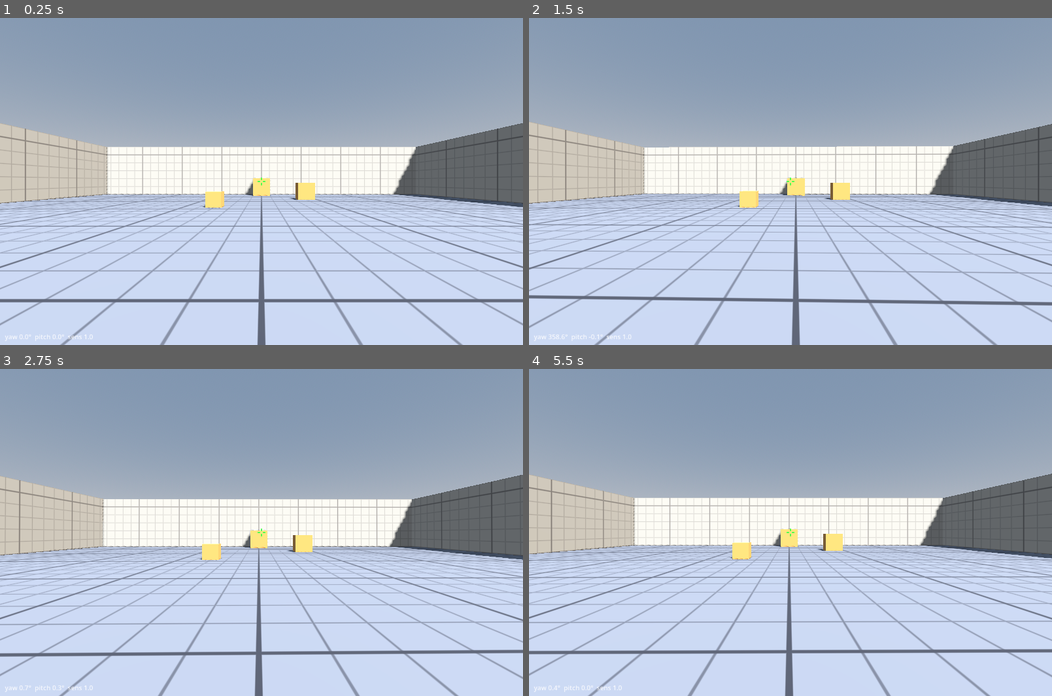
Above: before the commit, frames 1-4 (two rows, left to right).
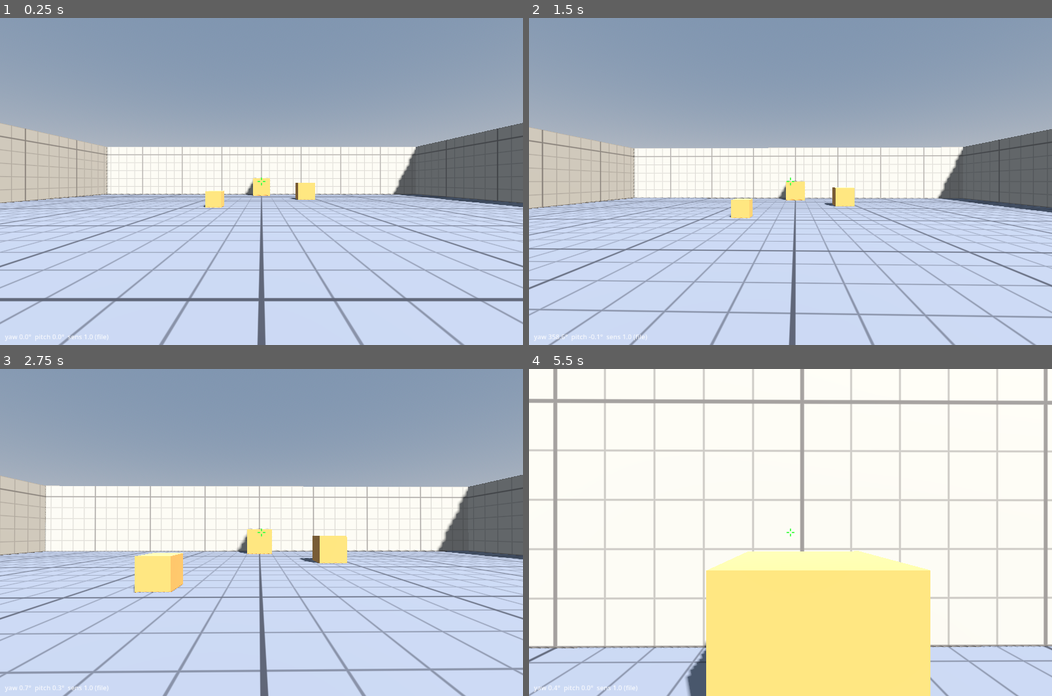
Above: after the commit, the same moments.

Repository: chang814/deploy-lab
Game: Godot game, scene res://scenes/main.tscn
Same seed, same stepped clock (60 frames per second), same inputs: the game is played once before the commit and once after it.
Inputs (mouse positions are in pixels of both pictures, inside the frame that each line leads up to):
- Up to frame 1 (0.25 s): no input
- Up to frame 2 (1.5 s): tap Enter at 0.5 s; move the mouse to (816, 181) at 0.52 s; hold Shift 0.53-1.28 s; hold W from 0.53 s (still down); click (816, 181) at 0.67 s; tap Space at 0.77, 0.8, 1.07, 1.35 s; move the mouse to (764, 181) at 1.27 s; click (764, 181) at 1.42 s
- Up to frame 3 (2.75 s): keep holding W; tap Space at 1.52, 1.82, 2.3 s; tap Shift at 1.55 s; move the mouse to (271, 525) at 2.02 s; hold Shift from 2.03 s (still down); click (271, 525) at 2.17 s
- Up to frame 4 (5.5 s): keep holding W; move the mouse to (785, 539) at 2.77 s; release Shift at 2.78 s; tap C at 2.85 s; click (785, 539) at 2.92 s; tap Space at 3.02, 3.32, 3.77, 3.8, 4.07, 4.52, 4.82, 5.3 s; tap Shift at 3.05, 4.55 s; move the mouse to (827, 535) at 3.52 s; tap N at 3.6 s; click (827, 535) at 3.67 s; move the mouse to (748, 529) at 4.27 s; tap Z at 4.35 s; click (748, 529) at 4.42 s; move the mouse to (795, 532) at 5.02 s; tap F at 5.1 s; click (795, 532) at 5.17 s

The runs differ from the first frame. In frame 1, 5.1% of the frame differs, in the area x 0-100%, y 32-100%; in frame 2, 16%; in frame 3, 20%; in frame 4, 87%, in the area x 0-100%, y 0-100%.

Commit message:
feat(v0.1): movement, jumping and collision; read-only CS2 sensitivity import
- PlayerMove (CharacterBody3D): WASD, Shift walk, Space jump (press, no auto-hop), capsule collision
- MoveMath: Source-style friction, ground acceleration and capped air acceleration
- data/move/defaults.json: Source/CS2 public defaults in meters, not yet matched by measurement
- Cs2Cfg: finds the newest CS2 user convars file under Steam userdata and reads `sensitivity`
  read-only; FpsLook falls back to data/player/settings.json and shows the source on screen
- Scene restructured: Player (body) / Look (yaw) / Camera3D (pitch)

Closes #36. Closes #37.
Agent: claude

Diff:
--- /dev/null
+++ b/data/move/defaults.json
@@ -0,0 +1,15 @@
+{
+	"_comment": "移动参数（米、秒）。数值取自 Source / CS2 的公开默认值（1 单位 = 0.0254 m）作为参考起点，尚未对 CS2 实测对齐（路线图 v0.1：移动手感暂不对齐 CS2）。",
+	"run_speed_mps": 6.35,
+	"walk_multiplier": 0.52,
+	"accelerate_per_s": 5.5,
+	"air_accelerate_per_s": 12.0,
+	"air_speed_cap_mps": 0.762,
+	"friction_per_s": 5.2,
+	"stop_speed_mps": 2.032,
+	"gravity_mps2": 20.32,
+	"jump_speed_mps": 7.6706,
+	"eye_height_m": 1.6256,
+	"body_height_m": 1.8288,
+	"body_radius_m": 0.4064
+}
--- a/scenes/main.tscn
+++ b/scenes/main.tscn
@@ -3,6 +3,7 @@
 [ext_resource type="Script" path="res://src/game/fps_look.gd" id="1_look"]
 [ext_resource type="Script" path="res://src/game/crosshair.gd" id="2_cross"]
 [ext_resource type="Shader" path="res://scenes/materials/grid.gdshader" id="3_grid"]
+[ext_resource type="Script" path="res://src/game/player_move.gd" id="4_move"]
 
 [sub_resource type="ProceduralSkyMaterial" id="sky_mat"]
 
@@ -24,6 +25,10 @@
 shader_parameter/base_color = Color(0.62, 0.6, 0.56, 1)
 shader_parameter/line_color = Color(0.5, 0.48, 0.45, 1)
 shader_parameter/major_color = Color(0.4, 0.38, 0.36, 1)
+
+[sub_resource type="CapsuleShape3D" id="body_shape"]
+radius = 0.4064
+height = 1.8288
 
 [sub_resource type="StandardMaterial3D" id="mat_box"]
 albedo_color = Color(0.75, 0.55, 0.3, 1)
@@ -86,11 +91,18 @@
 size = Vector3(2, 2, 2)
 material = SubResource("mat_box")
 
-[node name="Player" type="Node3D" parent="."]
-transform = Transform3D(1, 0, 0, 0, 1, 0, 0, 0, 1, 0, 1.64, 8)
+[node name="Player" type="CharacterBody3D" parent="."]
+transform = Transform3D(1, 0, 0, 0, 1, 0, 0, 0, 1, 0, 0.95, 8)
+script = ExtResource("4_move")
+
+[node name="Body" type="CollisionShape3D" parent="Player"]
+shape = SubResource("body_shape")
+
+[node name="Look" type="Node3D" parent="Player"]
+transform = Transform3D(1, 0, 0, 0, 1, 0, 0, 0, 1, 0, 0.7112, 0)
 script = ExtResource("1_look")
 
-[node name="Camera3D" type="Camera3D" parent="Player"]
+[node name="Camera3D" type="Camera3D" parent="Player/Look"]
 current = true
 
 [node name="HUD" type="CanvasLayer" parent="."]
--- /dev/null
+++ b/src/core/move_math.gd
@@ -0,0 +1,51 @@
+class_name MoveMath
+extends RefCounted
+## 地面 / 空中移动的纯函数（Source 引擎风格：摩擦 + 朝期望方向加速 + 空中加速上限）。
+## 规则（ADR 0002）：core 不读文件、不依赖场景节点。单位：米、秒。只处理水平分量（y 保持不变）。
+
+
+## 地面摩擦：速度越低按 stop_speed_mps 计算（低速时更快停下）。
+static func friction(v: Vector3, friction_per_s: float, stop_speed_mps: float, dt_s: float) -> Vector3:
+	var h: Vector2 = Vector2(v.x, v.z)
+	var speed: float = h.length()
+	if speed < 1e-6:
+		return Vector3(0.0, v.y, 0.0)
+	var control: float = maxf(speed, stop_speed_mps)
+	var new_speed: float = maxf(speed - control * friction_per_s * dt_s, 0.0)
+	var k: float = new_speed / speed
+	return Vector3(v.x * k, v.y, v.z * k)
+
+
+## 朝 wish_dir（水平单位向量）加速到 wish_speed_mps。只补足「在该方向上的分量」的差额。
+static func accelerate(v: Vector3, wish_dir: Vector3, wish_speed_mps: float, accel_per_s: float, dt_s: float) -> Vector3:
+	var current: float = v.x * wish_dir.x + v.z * wish_dir.z
+	var add: float = wish_speed_mps - current
+	if add <= 0.0:
+		return v
+	var gain: float = minf(accel_per_s * wish_speed_mps * dt_s, add)
+	return Vector3(v.x + gain * wish_dir.x, v.y, v.z + gain * wish_dir.z)
+
+
+## 空中加速：目标速度被限制在 air_cap_mps（Source 的 30 单位上限），但加速量按原始期望速度计算。
+static func air_accelerate(
+	v: Vector3, wish_dir: Vector3, wish_speed_mps: float, accel_per_s: float, air_cap_mps: float, dt_s: float
+) -> Vector3:
+	var capped: float = minf(wish_speed_mps, air_cap_mps)
+	var current: float = v.x * wish_dir.x + v.z * wish_dir.z
+	var add: float = capped - current
+	if add <= 0.0:
+		return v
+	var gain: float = minf(accel_per_s * wish_speed_mps * dt_s, add)
+	return Vector3(v.x + gain * wish_dir.x, v.y, v.z + gain * wish_dir.z)
+
+
+## 把输入（x = 右，y = 前，各 -1..1）按视角 yaw 转成世界水平方向单位向量。yaw 向右为正（与 LookMath 一致）。
+## Godot 前方是 -Z、右方是 +X；yaw_deg 右转为正。无输入时返回零向量。
+static func wish_dir(input: Vector2, yaw_deg: float) -> Vector3:
+	if input.length_squared() < 1e-12:
+		return Vector3.ZERO
+	var n: Vector2 = input.normalized()
+	var y: float = deg_to_rad(yaw_deg)
+	var forward: Vector3 = Vector3(sin(y), 0.0, -cos(y))
+	var right: Vector3 = Vector3(cos(y), 0.0, sin(y))
+	return (right * n.x + forward * n.y).normalized()
--- a/src/game/crosshair.gd
+++ b/src/game/crosshair.gd
@@ -19,7 +19,7 @@
 	for dir: Vector2 in [Vector2.RIGHT, Vector2.LEFT, Vector2.UP, Vector2.DOWN]:
 		draw_line(c + dir * GAP_PX, c + dir * (GAP_PX + LENGTH_PX), COLOR, THICKNESS_PX)
 	# 左下角显示朝向（用于「转一圈要移动多少厘米」的对比测试）
-	var look: FpsLook = get_tree().current_scene.get_node_or_null("Player") as FpsLook if is_inside_tree() else null
+	var look: FpsLook = get_tree().current_scene.get_node_or_null("Player/Look") as FpsLook if is_inside_tree() else null
 	if look != null and not look.captured:
 		# 暂停提示
 		draw_rect(Rect2(Vector2.ZERO, size), Color(0, 0, 0, 0.45))
@@ -30,9 +30,10 @@
 			draw_string(font, Vector2((size.x - w) / 2.0, size.y / 2.0 - 30.0 + i * 44.0), PAUSE_LINES[i],
 				HORIZONTAL_ALIGNMENT_LEFT, -1.0, fs, Color(1, 1, 1, 0.95))
 	if look != null:
-		var text: String = "yaw %.1f°  pitch %.1f°  sens %s" % [
+		var text: String = "yaw %.1f°  pitch %.1f°  sens %s (%s)" % [
 			fposmod(look.yaw_deg, 360.0), look.pitch_deg,
-			str(look.settings.sensitivity) if look.settings != null else "?"]
+			str(look.settings.sensitivity) if look.settings != null else "?",
+			"CS2" if look.settings != null and look.settings.source == "CS2" else "file"]
 		draw_string(get_theme_default_font(), Vector2(12.0, size.y - 14.0), text,
 			HORIZONTAL_ALIGNMENT_LEFT, -1.0, 16, Color(1, 1, 1, 0.8))
 
--- a/src/game/fps_look.gd
+++ b/src/game/fps_look.gd
@@ -33,6 +33,12 @@
 	if not ps.is_valid():
 		push_error(ps.error)
 		return
+	# 优先用 CS2 里的灵敏度（只读导入，#37）；读不到就用 data/player/settings.json
+	var cs2: Cs2Cfg = Cs2Cfg.new()
+	var cs2_sens: float = read_cs2_sensitivity.call(cs2)
+	if not is_nan(cs2_sens):
+		ps.sensitivity = cs2_sens
+		ps.source = "CS2"
 	setup(cfg, ps)
 	set_captured(true)
 
@@ -63,6 +69,11 @@
 func set_captured(value: bool) -> void:
 	captured = value
 	apply_mouse_mode.call(Input.MOUSE_MODE_CAPTURED if value else Input.MOUSE_MODE_VISIBLE)
+
+
+## 读取 CS2 灵敏度。测试换成固定值，避免依赖本机是否装了 CS2
+var read_cs2_sensitivity: Callable = func(c: Cs2Cfg) -> float:
+	return c.read_sensitivity()
 
 
 ## 退出游戏。测试换成记录器
--- /dev/null
+++ b/src/game/player_move.gd
@@ -0,0 +1,68 @@
+class_name PlayerMove
+extends CharacterBody3D
+## 玩家身体：WASD 移动、Shift 慢走、空格跳跃、与灰盒几何体碰撞（v0.1，移动手感暂不对齐 CS2）。
+## 朝向取子节点 Look（FpsLook）的 yaw；暂停（鼠标未锁定）时不响应移动输入，但仍受重力与摩擦。
+## 每步的速度计算在 step() 里，不依赖场景树，测试可直接调用。
+
+@export var look_path: NodePath = ^"Look"
+
+var cfg: MoveConfig = null
+var _look: FpsLook = null
+var _jump_queued: bool = false
+
+
+func _ready() -> void:
+	var c: MoveConfig = MoveConfig.load_file()
+	if not c.is_valid():
+		push_error(c.error)
+		return
+	setup(c)
+
+
+func setup(c: MoveConfig) -> void:
+	cfg = c
+	_look = get_node(look_path) as FpsLook
+	_look.position.y = c.get_f("eye_height_m") - c.get_f("body_height_m") / 2.0
+
+
+## 一步的速度计算。input：x = 右，y = 前（各 -1..1）；walk：慢走；jump：本步请求起跳。
+func step(v: Vector3, input: Vector2, walk: bool, jump: bool, on_floor: bool, yaw_deg: float, dt_s: float) -> Vector3:
+	var dir: Vector3 = MoveMath.wish_dir(input, yaw_deg)
+	var speed: float = cfg.get_f("run_speed_mps") * (cfg.get_f("walk_multiplier") if walk else 1.0)
+	if dir == Vector3.ZERO:
+		speed = 0.0
+	if on_floor:
+		if jump:
+			# 起跳这一步不施加摩擦（与 Source 一致），保留水平速度
+			v.y = cfg.get_f("jump_speed_mps")
+			return MoveMath.air_accelerate(v, dir, speed, cfg.get_f("air_accelerate_per_s"),
+				cfg.get_f("air_speed_cap_mps"), dt_s)
+		v = MoveMath.friction(v, cfg.get_f("friction_per_s"), cfg.get_f("stop_speed_mps"), dt_s)
+		v = MoveMath.accelerate(v, dir, speed, cfg.get_f("accelerate_per_s"), dt_s)
+		v.y = 0.0
+		return v
+	v = MoveMath.air_accelerate(v, dir, speed, cfg.get_f("air_accelerate_per_s"), cfg.get_f("air_speed_cap_mps"), dt_s)
+	v.y -= cfg.get_f("gravity_mps2") * dt_s
+	return v
+
+
+func _unhandled_input(event: InputEvent) -> void:
+	# 空格要「按下」才起跳（与 CS2 默认一致：按住不会连跳）
+	if event is InputEventKey and event.pressed and not event.is_echo() \
+			and (event as InputEventKey).physical_keycode == KEY_SPACE:
+		_jump_queued = true
+
+
+func _physics_process(dt_s: float) -> void:
+	if cfg == null:
+		return
+	var active: bool = _look != null and _look.captured
+	var input: Vector2 = Vector2.ZERO
+	if active:
+		input.x = float(Input.is_physical_key_pressed(KEY_D)) - float(Input.is_physical_key_pressed(KEY_A))
+		input.y = float(Input.is_physical_key_pressed(KEY_W)) - float(Input.is_physical_key_pressed(KEY_S))
+	var walk: bool = active and Input.is_physical_key_pressed(KEY_SHIFT)
+	var jump: bool = active and _jump_queued
+	_jump_queued = false
+	velocity = step(velocity, input, walk, jump, is_on_floor(), _look.yaw_deg, dt_s)
+	move_and_slide()
--- /dev/null
+++ b/src/input/cs2_cfg.gd
@@ -0,0 +1,79 @@
+class_name Cs2Cfg
+extends RefCounted
+## 只读导入 CS2 的灵敏度（Issue #37）。
+##
+## 红线：只读文件，绝不写入；不访问 CS2 进程。
+## 位置：<Steam>/userdata/<账号>/730/local/cfg/cs2_user_convars_0_slot0.vcfg（CS2 退出时写入）。
+## 有多个账号时取最近修改的那个。找不到或解析失败时返回 NAN，由调用方回退到 data/player/settings.json。
+
+const CFG_NAME: String = "cs2_user_convars_0_slot0.vcfg"
+const FALLBACK_STEAM_PATHS: PackedStringArray = [
+	"C:/Program Files (x86)/Steam", "C:/Program Files/Steam", "D:/Steam", "D:/steam", "E:/Steam",
+]
+
+## 最近一次 find_cfg 的结果说明（给界面显示用；不含账号目录名）
+var note: String = ""
+
+
+## 从 vcfg 文本里取某个 convar 的数值；找不到或不是有限数时返回 NAN。
+static func parse_convar(text: String, name: String) -> float:
+	var re: RegEx = RegEx.create_from_string('"%s"\\s+"([^"]*)"' % name)
+	var m: RegExMatch = re.search(text)
+	if m == null:
+		return NAN
+	var s: String = m.get_string(1).strip_edges()
+	if not s.is_valid_float():
+		return NAN
+	var v: float = s.to_float()
+	return v if is_finite(v) else NAN
+
+
+## Steam 安装目录：先查注册表（Windows），再试常见路径。找不到返回空字符串。
+static func steam_path() -> String:
+	if OS.get_name() == "Windows":
+		var out: Array = []
+		var code: int = OS.execute("reg", ["query", "HKCU\\Software\\Valve\\Steam", "/v", "SteamPath"], out)
+		if code == 0 and not out.is_empty():
+			for line: String in str(out[0]).split("\n"):
+				var i: int = line.find("REG_SZ")
+				if i >= 0:
+					var p: String = line.substr(i + 6).strip_edges().replace("\\", "/")
+					if DirAccess.dir_exists_absolute(p):
+						return p
+	for p: String in FALLBACK_STEAM_PATHS:
+		if DirAccess.dir_exists_absolute(p + "/userdata"):
+			return p
+	return ""
+
+
+## 在 Steam 目录下找最近修改的 CS2 用户 cfg；找不到返回空字符串。
+static func find_cfg(steam: String) -> String:
+	if steam.is_empty():
+		return ""
+	var best: String = ""
+	var best_time: int = -1
+	var root: String = steam + "/userdata"
+	if not DirAccess.dir_exists_absolute(root):
+		return ""
+	for account: String in DirAccess.get_directories_at(root):
+		var p: String = "%s/%s/730/local/cfg/%s" % [root, account, CFG_NAME]
+		if FileAccess.file_exists(p):
+			var t: int = FileAccess.get_modified_time(p)
+			if t > best_time:
+				best_time = t
+				best = p
+	return best
+
+
+## 读取 CS2 的 sensitivity；失败返回 NAN 并在 note 里说明原因。
+func read_sensitivity() -> float:
+	var cfg: String = find_cfg(steam_path())
+	if cfg.is_empty():
+		note = "未找到 CS2 配置"
+		return NAN
+	var v: float = parse_convar(FileAccess.get_file_as_string(cfg), "sensitivity")
+	if is_nan(v) or v <= 0.0:
+		note = "CS2 配置里没有有效的 sensitivity"
+		return NAN
+	note = "CS2"
+	return v
--- /dev/null
+++ b/src/input/move_config.gd
@@ -0,0 +1,65 @@
+class_name MoveConfig
+extends RefCounted
+## 移动参数（来自 data/move/defaults.json）。全部必须是有限的正数（walk_multiplier 在 (0, 1]）。
+
+const DEFAULT_PATH: String = "res://data/move/defaults.json"
+const KEYS: PackedStringArray = [
+	"run_speed_mps", "walk_multiplier", "accelerate_per_s", "air_accelerate_per_s", "air_speed_cap_mps",
+	"friction_per_s", "stop_speed_mps", "gravity_mps2", "jump_speed_mps", "eye_height_m", "body_height_m",
+	"body_radius_m",
+]
+
+var values: Dictionary = {}
+var error: String = "尚未加载"
+
+
+func is_valid() -> bool:
+	return error.is_empty()
+
+
+func get_f(key: String) -> float:
+	return float(values[key])
+
+
+static func from_json_text(text: String) -> MoveConfig:
+	var c: MoveConfig = MoveConfig.new()
+	var json: JSON = JSON.new()
+	if json.parse(text) != OK:
+		c.error = "JSON 解析失败（第 %d 行）：%s" % [json.get_error_line(), json.get_error_message()]
+		return c
+	if typeof(json.data) != TYPE_DICTIONARY:
+		c.error = "不是 JSON 对象"
+		return c
+	var d: Dictionary = json.data
+	for key: String in KEYS:
+		if not d.has(key):
+			c.error = "缺少字段：%s" % key
+			return c
+		var t: int = typeof(d[key])
+		if t != TYPE_FLOAT and t != TYPE_INT:
+			c.error = "字段不是数字：%s" % key
+			return c
+		var v: float = float(d[key])
+		if not is_finite(v) or v <= 0.0:
+			c.error = "字段必须是有限的正数：%s" % key
+			return c
+		c.values[key] = v
+	if c.get_f("walk_multiplier") > 1.0:
+		c.error = "walk_multiplier 必须在 (0, 1] 之间"
+		return c
+	if c.get_f("eye_height_m") >= c.get_f("body_height_m"):
+		c.error = "eye_height_m 必须小于 body_height_m"
+		return c
+	c.error = ""
+	return c
+
+
+static func load_file(path: String = DEFAULT_PATH) -> MoveConfig:
+	if not FileAccess.file_exists(path):
+		var missing: MoveConfig = MoveConfig.new()
+		missing.error = "找不到参数文件：%s（导出时是否漏掉了 *.json？）" % path
+		return missing
+	var c: MoveConfig = from_json_text(FileAccess.get_file_as_string(path))
+	if not c.is_valid():
+		c.error = "%s：%s" % [path, c.error]
+	return c
--- a/src/input/player_settings.gd
+++ b/src/input/player_settings.gd
@@ -6,6 +6,8 @@
 const DEFAULT_PATH: String = "res://data/player/settings.json"
 
 var sensitivity: float = NAN
+## 灵敏度来自哪里：「设置文件」或「CS2」（界面显示用）
+var source: String = "设置文件"
 ## 读取或校验失败的原因；为空表示有效
 var error: String = "尚未加载"
 
--- /dev/null
+++ b/tests/unit/test_cs2_cfg.gd
@@ -0,0 +1,37 @@
+extends "res://tests/test_case.gd"
+## Cs2Cfg（只读导入 CS2 灵敏度）的测试。只测解析与查找逻辑，不依赖本机是否装了 CS2。
+
+const SAMPLE: String = '"config"\n{\n\t"convars"\n\t{\n\t\t"m_pitch"\t\t"0.022"\n\t\t"m_yaw"\t\t"0.022"\n\t\t"sensitivity"\t\t"1.25"\n\t\t"zoom_sensitivity_ratio"\t\t"1"\n\t}\n}\n'
+
+
+func run_tests() -> void:
+	near("读出 sensitivity", Cs2Cfg.parse_convar(SAMPLE, "sensitivity"), 1.25, 0.0)
+	near("读出 m_yaw", Cs2Cfg.parse_convar(SAMPLE, "m_yaw"), 0.022, 0.0)
+	ok("不会把 zoom_sensitivity_ratio 当成 sensitivity",
+		is_equal_approx(Cs2Cfg.parse_convar('"zoom_sensitivity_ratio"  "3"\n"sensitivity"  "2"', "sensitivity"), 2.0))
+	ok("缺字段 → NAN", is_nan(Cs2Cfg.parse_convar(SAMPLE, "volume")))
+	ok("非数字 → NAN", is_nan(Cs2Cfg.parse_convar('"sensitivity"  "abc"', "sensitivity")))
+	ok("空字符串 → NAN", is_nan(Cs2Cfg.parse_convar('"sensitivity"  ""', "sensitivity")))
+	ok("Steam 目录为空时找不到 cfg", Cs2Cfg.find_cfg("").is_empty())
+	ok("不存在的目录找不到 cfg", Cs2Cfg.find_cfg("res://不存在的目录").is_empty())
+
+	# FpsLook 用 CS2 的值覆盖设置文件，并标明来源
+	var root: Node = (load("res://scenes/main.tscn") as PackedScene).instantiate()
+	var look: FpsLook = root.get_node("Player/Look") as FpsLook
+	look.apply_mouse_mode = func(_m: Input.MouseMode) -> void: pass
+	look.read_cs2_sensitivity = func(_c: Cs2Cfg) -> float: return 1.25
+	look._ready()
+	near("用了 CS2 的灵敏度", look.settings.sensitivity, 1.25, 0.0)
+	ok("来源标为 CS2", look.settings.source == "CS2")
+	look._exit_tree()
+	root.free()
+	# 读不到 CS2 时回退到设置文件
+	root = (load("res://scenes/main.tscn") as PackedScene).instantiate()
+	look = root.get_node("Player/Look") as FpsLook
+	look.apply_mouse_mode = func(_m: Input.MouseMode) -> void: pass
+	look.read_cs2_sensitivity = func(_c: Cs2Cfg) -> float: return NAN
+	look._ready()
+	near("回退到设置文件", look.settings.sensitivity, PlayerSettings.load_file().sensitivity, 0.0)
+	ok("来源标为设置文件", look.settings.source != "CS2")
+	look._exit_tree()
+	root.free()
--- a/tests/unit/test_fps_look.gd
+++ b/tests/unit/test_fps_look.gd
@@ -31,15 +31,16 @@
 	# 测试入口在主循环启动前运行、拿不到场景树，所以直接调用这两个回调
 	var root: Node = _make()
 	Input.use_accumulated_input = true
-	var player: FpsLook = root.get_node("Player") as FpsLook
+	var player: FpsLook = root.get_node("Player/Look") as FpsLook
 	var modes: Array[int] = []
 	player.apply_mouse_mode = func(mode: Input.MouseMode) -> void: modes.append(mode)
+	player.read_cs2_sensitivity = func(_c: Cs2Cfg) -> float: return NAN   # 不依赖本机是否装了 CS2
 	player._ready()
 	ok("_ready 调用了 MOUSE_MODE_CAPTURED", modes == [Input.MOUSE_MODE_CAPTURED])
 	ok("_ready 后已加载配置", player.look != null and player.settings != null)
 	ok("_ready 关闭了输入累积", not Input.use_accumulated_input)
 	ok("_ready 后处于锁定状态", player.captured)
-	near("_ready 后 FOV", (root.get_node("Player/Camera3D") as Camera3D).fov, 73.739795291688, 1e-4)
+	near("_ready 后 FOV", (root.get_node("Player/Look/Camera3D") as Camera3D).fov, 73.739795291688, 1e-4)
 	player._exit_tree()
 	ok("离开场景树后恢复输入累积", Input.use_accumulated_input)
 	ok("离开场景树后解除锁定", not player.captured)
@@ -49,7 +50,7 @@
 
 func _test_input_events() -> void:
 	var root: Node = _make()
-	var player: FpsLook = root.get_node("Player") as FpsLook
+	var player: FpsLook = root.get_node("Player/Look") as FpsLook
 	_setup_default(player)
 	var modes: Array[int] = []
 	player.apply_mouse_mode = func(mode: Input.MouseMode) -> void: modes.append(mode)
@@ -99,14 +100,14 @@
 func _test_non_default_config() -> void:
 	# 非默认 FOV 与不同轴增益：防止把默认值写死或把两个轴的参数接反
 	var root: Node = _make()
-	var player: FpsLook = root.get_node("Player") as FpsLook
+	var player: FpsLook = root.get_node("Player/Look") as FpsLook
 	player.setup(
 		LookConfig.from_json_text(
 			'{"m_yaw_deg": 0.03, "m_pitch_deg": 0.01, "pitch_min_deg": -10, "pitch_max_deg": 20, "base_hfov_4x3_deg": 100}'
 		),
 		PlayerSettings.from_json_text('{"sensitivity": 1.5}')
 	)
-	near("FOV 跟随配置（4:3 水平 100°）", (root.get_node("Player/Camera3D") as Camera3D).fov,
+	near("FOV 跟随配置（4:3 水平 100°）", (root.get_node("Player/Look/Camera3D") as Camera3D).fov,
 		LookMath.vfov_from_hfov(100.0, 4.0 / 3.0), 1e-4)
 	player.look_by(100.0, -100.0)
 	near("yaw 用 m_yaw", player.yaw_deg, 100.0 * 1.5 * 0.03, 1e-9)
@@ -125,15 +126,15 @@
 
 func _test_main_scene() -> void:
 	var root: Node = _make()
-	var player: FpsLook = root.get_node("Player") as FpsLook
-	ok("主场景里有 Player（FpsLook）", player != null)
-	ok("Player 下有 Camera3D", root.get_node_or_null("Player/Camera3D") is Camera3D)
+	var player: FpsLook = root.get_node("Player/Look") as FpsLook
+	ok("主场景里有 Player/Look（FpsLook）", player != null)
+	ok("Player 下有 Camera3D", root.get_node_or_null("Player/Look/Camera3D") is Camera3D)
 	ok("有准星", root.get_node_or_null("HUD/Crosshair") is Control)
 	ok("地面有碰撞", (root.get_node("Room/Floor") as CSGBox3D).use_collision)
 	var cfg: LookConfig = LookConfig.load_file()
 	var ps: PlayerSettings = PlayerSettings.load_file()
 	player.setup(cfg, ps)
-	var cam: Camera3D = root.get_node("Player/Camera3D") as Camera3D
+	var cam: Camera3D = root.get_node("Player/Look/Camera3D") as Camera3D
 	ok("相机保持垂直 FOV", cam.keep_aspect == Camera3D.KEEP_HEIGHT)
 	# 规格：4:3 下水平 90° → 垂直 73.739795…°（Camera3D.fov 是 32 位，误差放宽到 1e-4）
 	near("垂直 FOV", cam.fov, 73.739795291688, 1e-4)
@@ -142,7 +143,7 @@
 
 func _test_look_math_wiring() -> void:
 	var root: Node = _make()
-	var player: FpsLook = root.get_node("Player") as FpsLook
+	var player: FpsLook = root.get_node("Player/Look") as FpsLook
 	var cfg: LookConfig = LookConfig.from_json_text(
 		'{"m_yaw_deg": 0.022, "m_pitch_deg": 0.022, "pitch_min_deg": -89, "pitch_max_deg": 89, "base_hfov_4x3_deg": 90}'
 	)
@@ -155,7 +156,7 @@
 	# 鼠标向上（counts_y 为负）→ 抬头为正
 	player.look_by(0.0, -100.0)
 	near("pitch 抬头 4.4°", player.pitch_deg, 4.4, 1e-9)
-	var cam: Camera3D = root.get_node("Player/Camera3D") as Camera3D
+	var cam: Camera3D = root.get_node("Player/Look/Camera3D") as Camera3D
 	near("相机 X 旋转 4.4°", cam.rotation_degrees.x, 4.4, 1e-4)
 	# pitch 被夹住
 	player.look_by(0.0, -100000.0)
--- /dev/null
+++ b/tests/unit/test_move.gd
@@ -0,0 +1,110 @@
+extends "res://tests/test_case.gd"
+## MoveMath、MoveConfig、PlayerMove.step 的测试。
+
+const DT: float = 1.0 / 64.0
+
+
+func run_tests() -> void:
+	_test_wish_dir()
+	_test_friction()
+	_test_accelerate()
+	_test_air_accelerate()
+	_test_config()
+	_test_player_step()
+
+
+func _test_wish_dir() -> void:
+	var f: Vector3 = MoveMath.wish_dir(Vector2(0, 1), 0.0)
+	ok("yaw 0 向前 = -Z", f.is_equal_approx(Vector3(0, 0, -1)))
+	var r: Vector3 = MoveMath.wish_dir(Vector2(1, 0), 0.0)
+	ok("yaw 0 向右 = +X", r.is_equal_approx(Vector3(1, 0, 0)))
+	var f90: Vector3 = MoveMath.wish_dir(Vector2(0, 1), 90.0)
+	ok("右转 90° 后向前 = +X", f90.is_equal_approx(Vector3(1, 0, 0)))
+	var diag: Vector3 = MoveMath.wish_dir(Vector2(1, 1), 0.0)
+	near("斜向归一化", diag.length(), 1.0, 1e-6)
+	ok("无输入 = 零", MoveMath.wish_dir(Vector2.ZERO, 30.0) == Vector3.ZERO)
+
+
+func _test_friction() -> void:
+	var v: Vector3 = MoveMath.friction(Vector3(6.0, 1.0, 0.0), 5.2, 2.032, DT)
+	near("摩擦减速", v.x, 6.0 - 6.0 * 5.2 * DT, 1e-5)
+	near("摩擦不动 y", v.y, 1.0, 0.0)
+	var slow: Vector3 = MoveMath.friction(Vector3(0.05, 0.0, 0.0), 5.2, 2.032, DT)
+	near("低速按 stop_speed 停下", slow.x, 0.0, 0.0)
+
+
+func _test_accelerate() -> void:
+	var v: Vector3 = Vector3.ZERO
+	for i: int in 200:
+		v = MoveMath.accelerate(v, Vector3(1, 0, 0), 6.35, 5.5, DT)
+	near("加速到目标速度为止", v.x, 6.35, 1e-4)
+	var once: Vector3 = MoveMath.accelerate(Vector3.ZERO, Vector3(1, 0, 0), 6.35, 5.5, DT)
+	near("单步加速量", once.x, 5.5 * 6.35 * DT, 1e-6)
+	var fast: Vector3 = MoveMath.accelerate(Vector3(10, 0, 0), Vector3(1, 0, 0), 6.35, 5.5, DT)
+	near("已超速时不加速", fast.x, 10.0, 0.0)
+
+
+func _test_air_accelerate() -> void:
+	# 空中沿前进方向已有速度时，目标被限制在 air_cap，不再加速
+	var v: Vector3 = MoveMath.air_accelerate(Vector3(5, 0, 0), Vector3(1, 0, 0), 6.35, 12.0, 0.762, DT)
+	near("空中同向不加速", v.x, 5.0, 0.0)
+	# 侧向可以加速（扫射转向），但单步不超过 air_cap
+	var side: Vector3 = MoveMath.air_accelerate(Vector3(5, 0, 0), Vector3(0, 0, 1), 6.35, 12.0, 0.762, DT)
+	ok("空中侧向加速", side.z > 0.0 and side.z <= 0.762 + 1e-6)
+
+
+func _test_config() -> void:
+	var c: MoveConfig = MoveConfig.load_file()
+	ok("data/move/defaults.json 有效（%s）" % c.error, c.is_valid())
+	ok("文件不存在无效", not MoveConfig.load_file("res://data/move/不存在.json").is_valid())
+	ok("缺字段无效", not MoveConfig.from_json_text('{"run_speed_mps": 6}').is_valid())
+	var bad: Dictionary = c.values.duplicate()
+	bad["walk_multiplier"] = 1.5
+	ok("慢走倍率 > 1 无效", not MoveConfig.from_json_text(JSON.stringify(bad)).is_valid())
+	bad = c.values.duplicate()
+	bad["gravity_mps2"] = -1
+	ok("负数无效", not MoveConfig.from_json_text(JSON.stringify(bad)).is_valid())
+	bad = c.values.duplicate()
+	bad["eye_height_m"] = 5.0
+	ok("眼高超过身高无效", not MoveConfig.from_json_text(JSON.stringify(bad)).is_valid())
+
+
+func _make_player() -> Array:
+	var root: Node = (load("res://scenes/main.tscn") as PackedScene).instantiate()
+	var p: PlayerMove = root.get_node("Player") as PlayerMove
+	p.setup(MoveConfig.load_file())
+	return [root, p]
+
+
+func _test_player_step() -> void:
+	var made: Array = _make_player()
+	var root: Node = made[0]
+	var p: PlayerMove = made[1]
+	ok("主场景的 Player 是 PlayerMove", p != null)
+	ok("有碰撞体", root.get_node_or_null("Player/Body") is CollisionShape3D)
+	var look: Node3D = root.get_node("Player/Look") as Node3D
+	near("视角在眼高（相对身体中心）", look.position.y, p.cfg.get_f("eye_height_m") - p.cfg.get_f("body_height_m") / 2.0, 1e-6)
+
+	# 地面按住 W 跑够久 → 达到跑步速度
+	var v: Vector3 = Vector3.ZERO
+	for i: int in 300:
+		v = p.step(v, Vector2(0, 1), false, false, true, 0.0, DT)
+	near("跑步速度", Vector2(v.x, v.z).length(), p.cfg.get_f("run_speed_mps"), 1e-3)
+	ok("向前 = -Z", v.z < 0.0 and absf(v.x) < 1e-4)
+	# 慢走
+	var w: Vector3 = Vector3.ZERO
+	for i: int in 300:
+		w = p.step(w, Vector2(0, 1), true, false, true, 0.0, DT)
+	near("慢走速度", Vector2(w.x, w.z).length(), p.cfg.get_f("run_speed_mps") * p.cfg.get_f("walk_multiplier"), 1e-3)
+	# 松手后停下
+	for i: int in 300:
+		v = p.step(v, Vector2.ZERO, false, false, true, 0.0, DT)
+	near("松手停下", Vector2(v.x, v.z).length(), 0.0, 1e-6)
+	# 起跳：竖直速度 = jump_speed；空中受重力
+	var j: Vector3 = p.step(Vector3.ZERO, Vector2.ZERO, false, true, true, 0.0, DT)
+	near("起跳速度", j.y, p.cfg.get_f("jump_speed_mps"), 1e-6)
+	var air: Vector3 = p.step(j, Vector2.ZERO, false, false, false, 0.0, DT)
+	near("空中重力", air.y, j.y - p.cfg.get_f("gravity_mps2") * DT, 1e-6)
+	# 跳跃高度 ≈ v² / 2g
+	near("跳跃高度约 1.45 m", pow(p.cfg.get_f("jump_speed_mps"), 2) / (2.0 * p.cfg.get_f("gravity_mps2")), 1.448, 0.01)
+	root.free()
Not shown, added: src/core/move_math.gd.uid
Not shown, added: src/game/player_move.gd.uid
Not shown, added: src/input/cs2_cfg.gd.uid
Not shown, added: src/input/move_config.gd.uid
Not shown, added: tests/unit/test_cs2_cfg.gd.uid
Not shown, added: tests/unit/test_move.gd.uid
Not shown, changed: CHANGELOG.md
